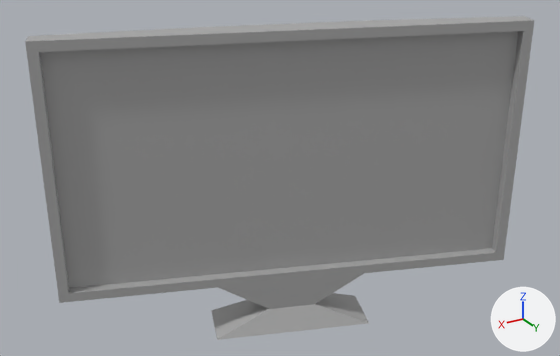
A saved change to the FBX model Assets/Models/Desk/Monitor2.fbx.
Before and after are seen from a 50 mm camera at (0.0602, -0.0574, 0.1002) aimed at (0.0301, -0.1077, 0.0751). Arrows for +X, +Y and +Z are at lower right; the lights stay in place. Where no turn or scale is listed for an object, it has been applied to the vertices.

Names of what the first picture shows: 'Monitor2'.
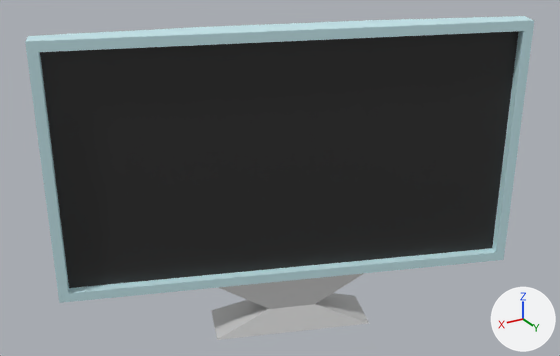
The change, as JSON lines over the scene's bpy script:
```json
{"op": "add", "block": "mat_monitor_color", "code": ["mat_monitor_color = principled_material('monitor_color')", "mat_monitor_color.base_color = (0.592, 0.843, 0.89)  # cyan #caedf2"]}
{"op": "add", "block": "mat_monitor_screen_color", "code": ["mat_monitor_screen_color = principled_material('monitor_screen_color')", "mat_monitor_screen_color.base_color = (0.0219, 0.0219, 0.0219)  # black #292929"]}
{"op": "add", "block": "mat_monitor_stand_color", "code": ["mat_monitor_stand_color = principled_material('monitor_stand_color')", "mat_monitor_stand_color.base_color = (0.546, 0.546, 0.546)  # light grey #c3c3c3"]}
{"block": "me_mesh", "where": "me_mesh.from_pydata(...)  # 52 vertices, 50 faces; spans x -0.0182..0.0185, y -0.0071..0.0079, z -0.013..0.013"}
{"block": "me_mesh", "where": "# used by ob_monitor2; location = (0.02928, -0.10741, 0.07453)"}
{"block": "me_mesh", "change": "me_mesh part 1: all 9 faces centred in x -0.0041..0.0041, y -0.0017..0.0017, z -0.013..-0.0098 switch from mat_standardsurface1 (grey #aaaaaa) to mat_monitor_stand_color (light grey #c3c3c3)"}
{"block": "me_mesh", "change": "me_mesh part 2: 35 of the faces centred in x -0.0179..0.0182, y -0.0063..0.0077, z -0.0085..0.013 switch from mat_standardsurface1 (grey #aaaaaa) to mat_monitor_color (cyan #caedf2)"}
{"block": "me_mesh", "change": "me_mesh part 3: all 6 faces centred in x -0.0114..0.0117, y -0.0039..0.0047, z -0.0029..0.0071 switch from mat_standardsurface1 (grey #aaaaaa) to mat_monitor_screen_color (black #292929)"}
```

What differs and where, as boxes (x1, y1, x2, y2) in the pictures (560 x 356 px):
```json
{"part": 1, "of": "me_mesh", "change": "recoloured", "before": [211, 273, 369, 340], "after": [211, 273, 369, 340]}
{"part": 2, "of": "me_mesh", "change": "recoloured", "before": [25, 16, 534, 303], "after": [25, 16, 534, 303]}
{"part": 3, "of": "me_mesh", "change": "recoloured", "before": [40, 31, 519, 288], "after": [40, 31, 519, 288], "on screen": "grey to black"}
```
